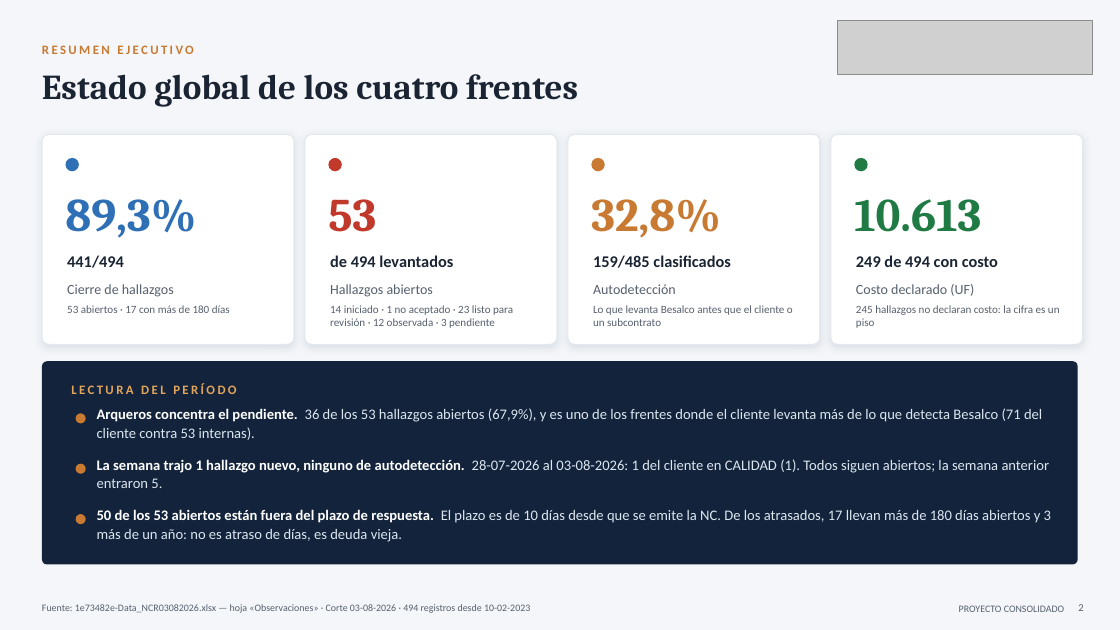
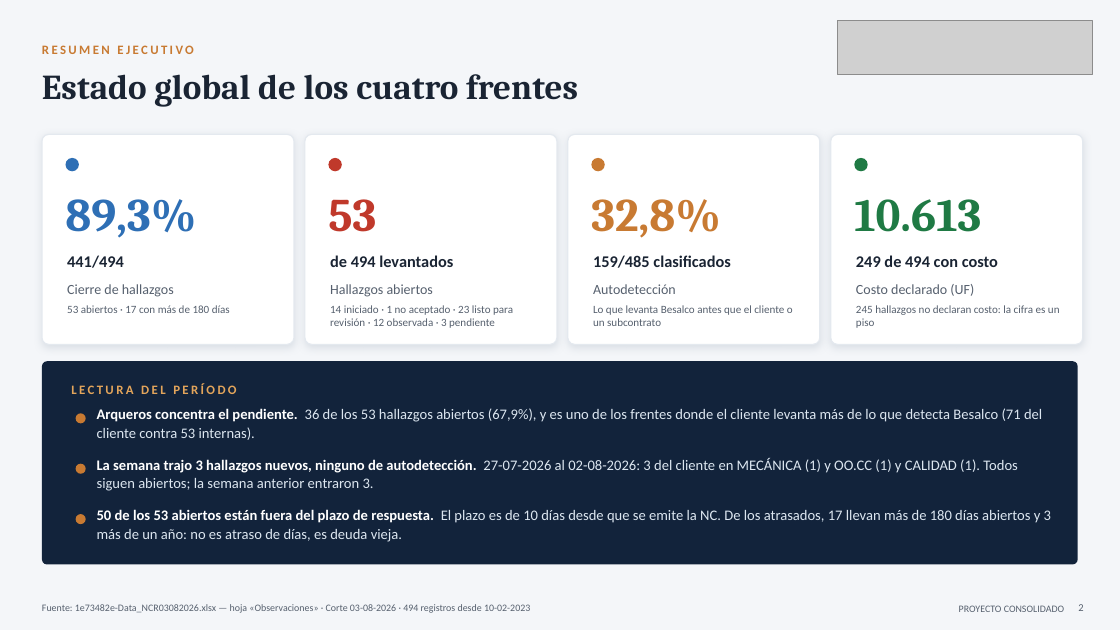
Before and after one commit to tdkvalex/Dashboard-HSEQ, a slide deck: slide 2 of modulo_nc/Panel_No_Conformidades.pptx. Drawn at 1120x630 pixels with LibreOffice and Linux fonts; fonts in the diff are those of the drawing; grey boxes stand for pictures. Boxes give left, top, right and bottom in pixels: in the first picture for what was removed or moved away, otherwise in the second. Text is boxed around its words. In the diff, an @@ line names an element or a change of style, - is before the commit and + after.

```diff
--- a/modulo_nc/Panel_No_Conformidades.pptx
+++ b/modulo_nc/Panel_No_Conformidades.pptx
@@ text at (97, 458, 1017, 491): text changed @@
-La semana trajo 1 hallazgo nuevo, ninguno de autodetección. 28-07-2026 al 03-08-2026: 1 del cliente en CALIDAD (1). Todos siguen abiertos; la semana anterior entraron 5.
+La semana trajo 3 hallazgos nuevos, ninguno de autodetección. 27-07-2026 al 02-08-2026: 3 del cliente en MECÁNICA (1) y OO.CC (1) y CALIDAD (1). Todos siguen abiertos; la semana anterior entraron 3.
```
Also in this commit, not shown: 4 other slides changed, 6 other files.
